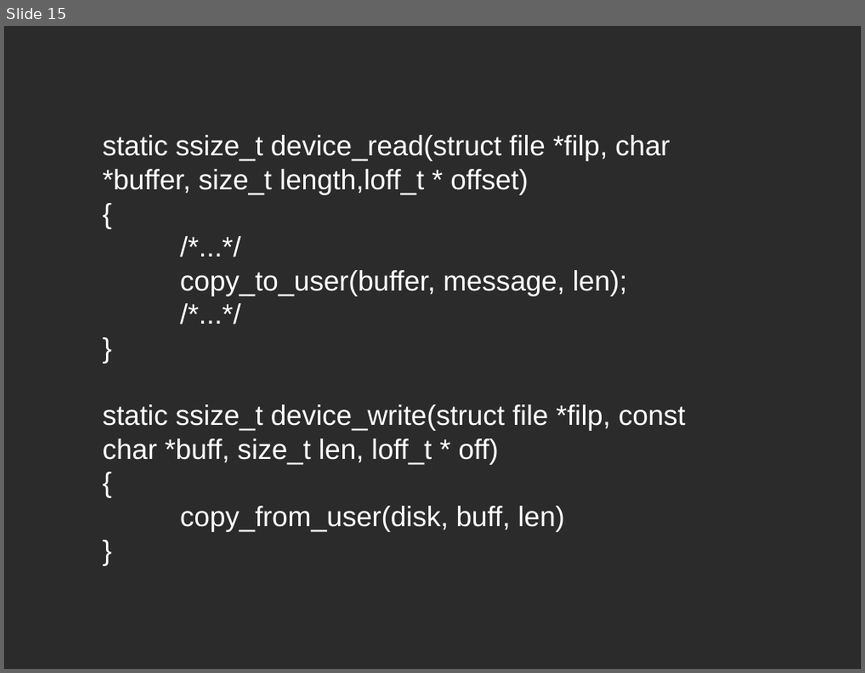
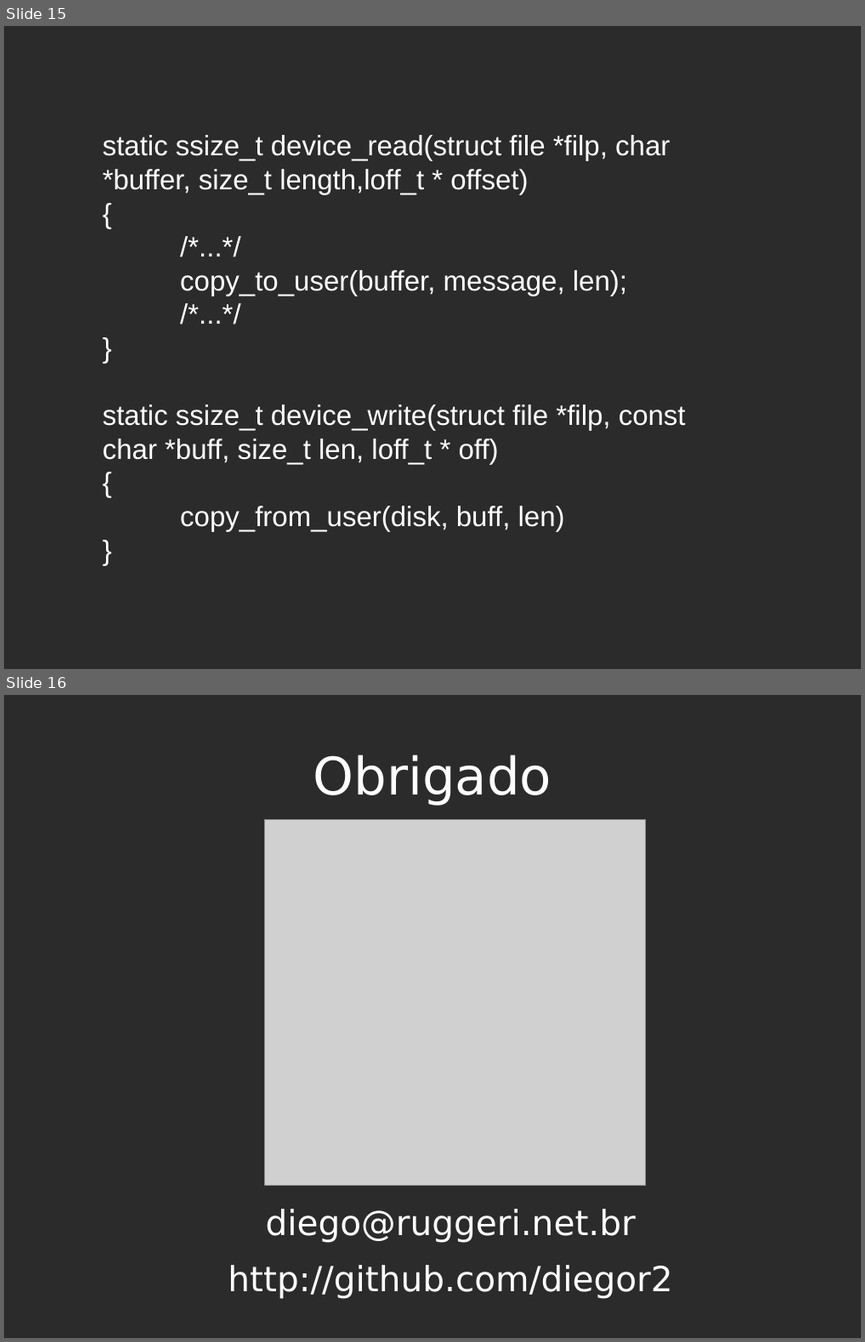
Before and after one commit to diegor2/primoduke, a slide deck: slides.odp. Shown one above the other, each under a label of ours: slide 15 before the commit, slides 15 and 16 after it. The pictures are 865x673 and 865x1342 pixels, drawn with LibreOffice and Linux fonts; fonts in the diff are those of the drawing; grey boxes stand for pictures; background and template pictures are left out; a plain dark background stands for a picture behind light text. Boxes give left, top, right and bottom in pixels: in the first picture for what was removed or moved away, otherwise in the second. Text is boxed around its words. In the diff, an @@ line names an element or a change of style, - is before the commit and + after.

Commit message:
Agradecimentos

```diff
--- a/slides.odp
+++ b/slides.odp
@@ slide 16 added at (x1=4, y1=695, x2=861, y2=1338), background picture (left out) @@
@@ title added at (x1=313, y1=755, x2=551, y2=805), 48 pt, text #FFFFFF @@
+Obrigado
@@ picture added at (x1=265, y1=819, x2=647, y2=1185) @@
@@ text added at (x1=228, y1=1208, x2=672, y2=1299), 32 pt, text #FFFFFF @@
+diego@ruggeri.net.br
+http://github.com/diegor2
```
